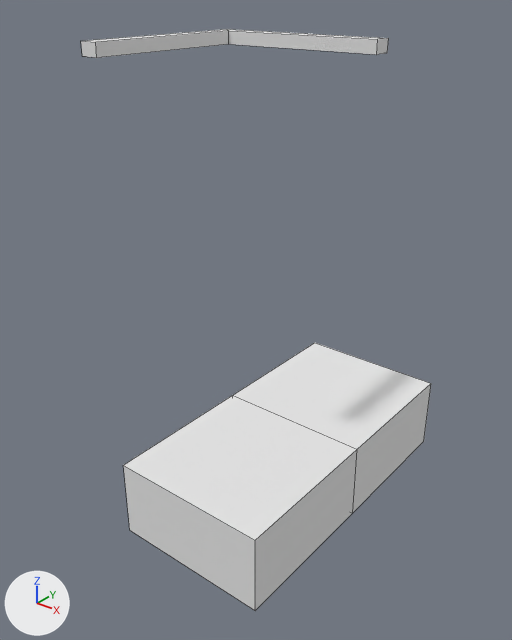
Renders of the Blender file media/tetrahedron.blend from each side of a commit.
Rendered twice from a camera (50 mm lens) standing at (4.49, -5.35, 5.22) and looking at (-0.26, 0.59, 1.53). Lighting does not change. The marker at lower left points along +X, +Y and +Z. Mesh edges are drawn as thin lines.

The first picture shows 'Floor', 'Floor.001', 'Lightfall'.
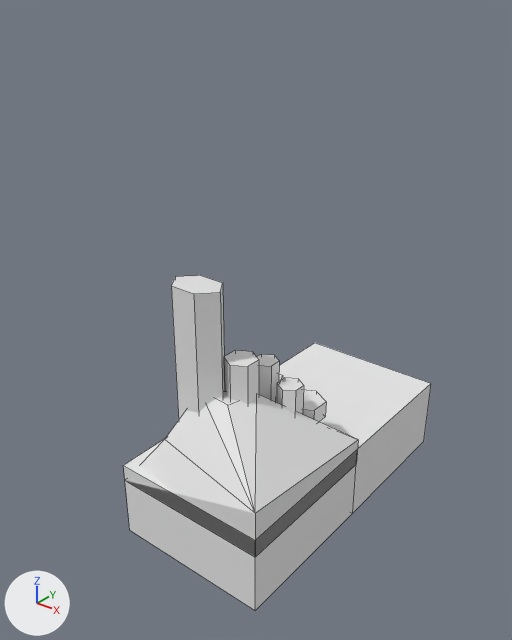
Changed parts and their boxes [x1, y1, x2, y2] in the pictures (512 x 640 px):
'Plane.001', added
    after: [130, 275, 358, 557]
'Lightfall', hidden
    before: [81, 29, 389, 58]

The change, as a list of edits to the scene's bpy script:
```text
Add mat_material:
    mat_material = principled_material('Material')
    mat_material.base_color = (0.8, 0.8, 0.8)  # white #e7e7e7
Add me_plane_008:
    me_plane_008.from_pydata(...)  # 120 vertices, 98 faces; spans x -1.0..1.0, y -1.0..1.01, z -0.15..2.29
    me_plane_008.materials.append(mat_material)  # white #e7e7e7
Change ob_lightfall:
    add ob_lightfall.hide_render = True
Add ob_plane_001:
    ob_plane_001 = bpy.data.objects.new('Plane.001', me_plane_008)
    ob_plane_001.location = (0.0, 0.0, -0.07)
```
